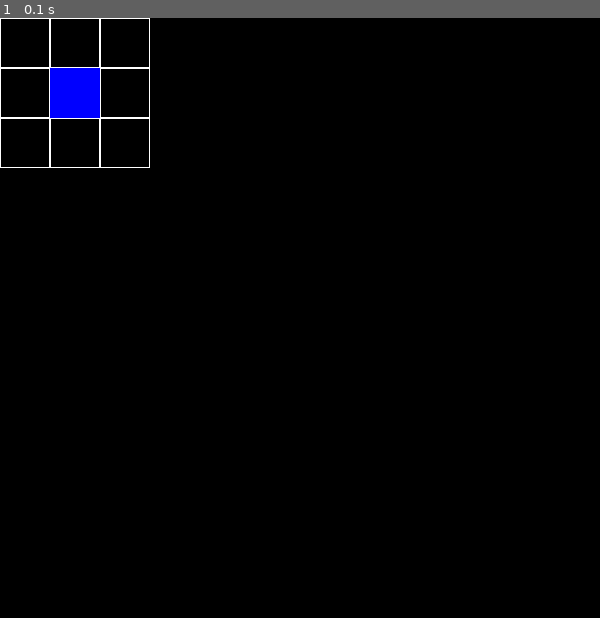
Above: before the commit, frame 1.
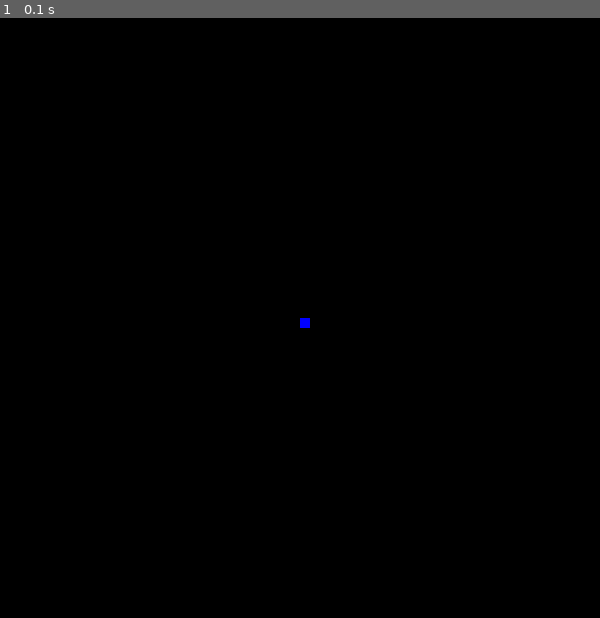
Above: after the commit, the same moment.

Repository: psixonaut/py_game
Game: pygame game, started from main.py
Same seed, same stepped clock (60 frames per second), same inputs: the game is played once before the commit and once after it.
Inputs:
- Up to frame 1 (0.1 s): no input

The runs differ from the first frame. In frame 1, 1.2% of the frame differs, in the area x 0-52%, y 0-52%.

Commit message:
Начало змейки

Diff:
--- a/main.py
+++ b/main.py
@@ -5,58 +5,30 @@
 
 
 class Snake:
-    def __init__(self, screen, width, height, tile_size):
-        x = round(width / 2) * int(tile_size) - int(tile_size)
-        y = round(height / 2) * int(tile_size) - int(tile_size)
-        pygame.draw.rect(screen, COLORS[2], [x, y, int(tile_size), int(tile_size)])
+    def __init__(self, screen, width, height):
+        x = width // 2
+        y = height // 2
+        pygame.draw.rect(screen, COLORS[2], [x, y, 10, 10])
 
-    def spawn_snake(self, screen, width, height, tile_size):
-        x = round(width / 2) * int(tile_size) - int(tile_size)
-        y = round(height / 2) * int(tile_size) - int(tile_size)
-        pygame.draw.rect(screen, COLORS[2], [x, y, int(tile_size), int(tile_size)])
-
-
-class Field:
-    def __init__(self, width, height):
-        self.width = width
-        self.height = height
-        self.board = [[0] * width for _ in range(height)]
-        self.left = 10
-        self.top = 10
-        self.cell_size = 30
-
-    def set_view(self, left, top, cell_size):
-        self.left = left
-        self.top = top
-        self.cell_size = cell_size
-
-    def render(self, screen):
-        for y in range(self.height):
-            for x in range(self.width):
-                pygame.draw.rect(screen, COLORS[1],
-                                 (x * self.cell_size + self.left, y * self.cell_size + self.top,
-                                 self.cell_size, self.cell_size), 1)
+    def spawn_snake(self, screen, width, height):
+        x = width // 2
+        y = height // 2
+        pygame.draw.rect(screen, COLORS[2], [x, y, 10, 10])
 
 
 def main():
     pygame.init()
     size = width, height = 600, 600
-    width_tiles = 3
-    height_tiles = 3
-    cell_size = 50
     screen = pygame.display.set_mode(size)
-    pygame.display.set_caption('Инициализация игры')
-    board = Field(width_tiles, height_tiles)
-    board.set_view(0, 0, cell_size)
-    snake = Snake(screen, width_tiles, height_tiles, cell_size)
+    pygame.display.set_caption('Змейка')
+    snake = Snake(screen, width, height)
     running = True
     while running:
         for event in pygame.event.get():
             if event.type == pygame.QUIT:
                 running = False
         screen.fill(COLORS[0])
-        board.render(screen)
-        snake.spawn_snake(screen, width_tiles, height_tiles, cell_size)
+        snake.spawn_snake(screen, width, height)
         pygame.display.flip()
     pygame.quit()
 
